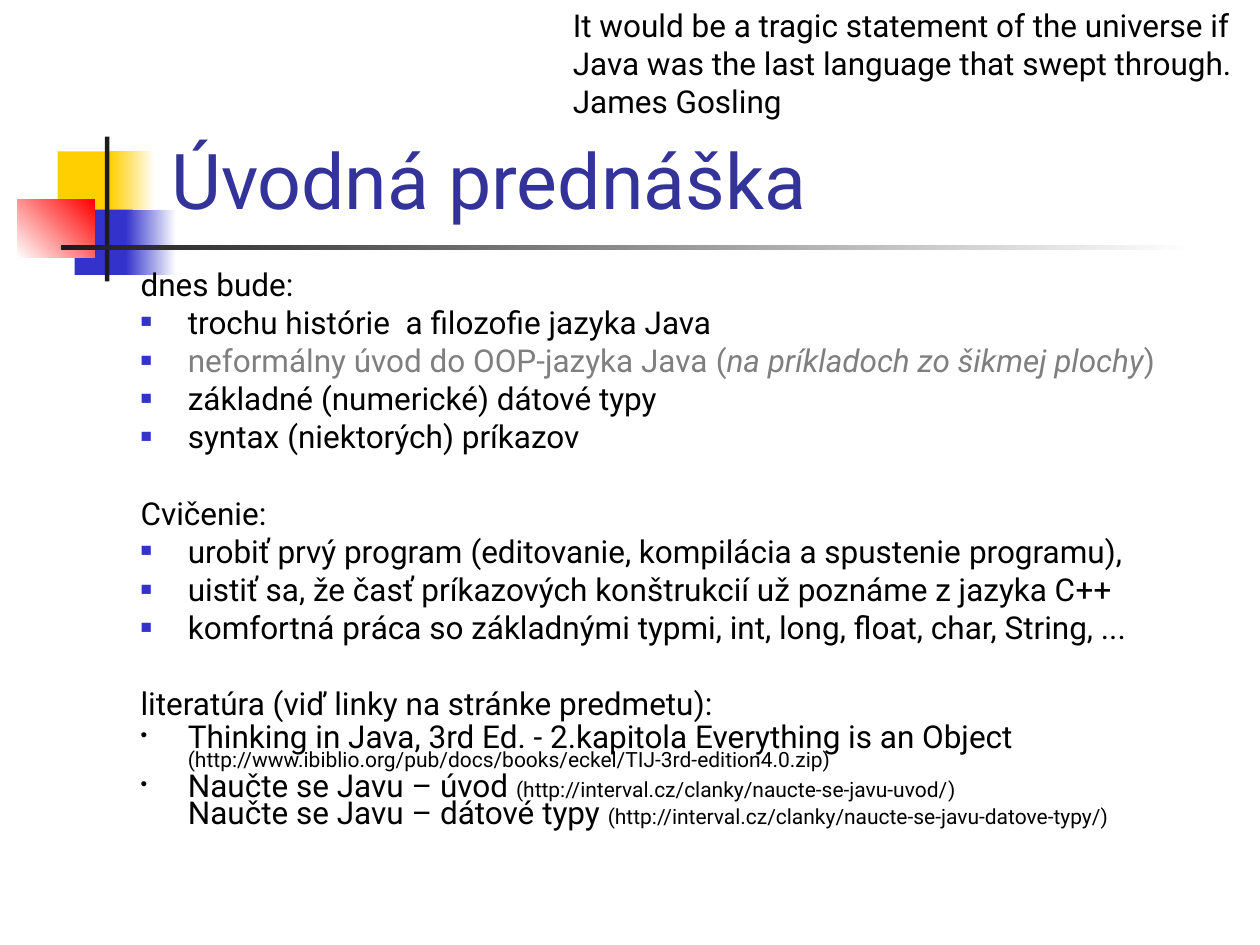
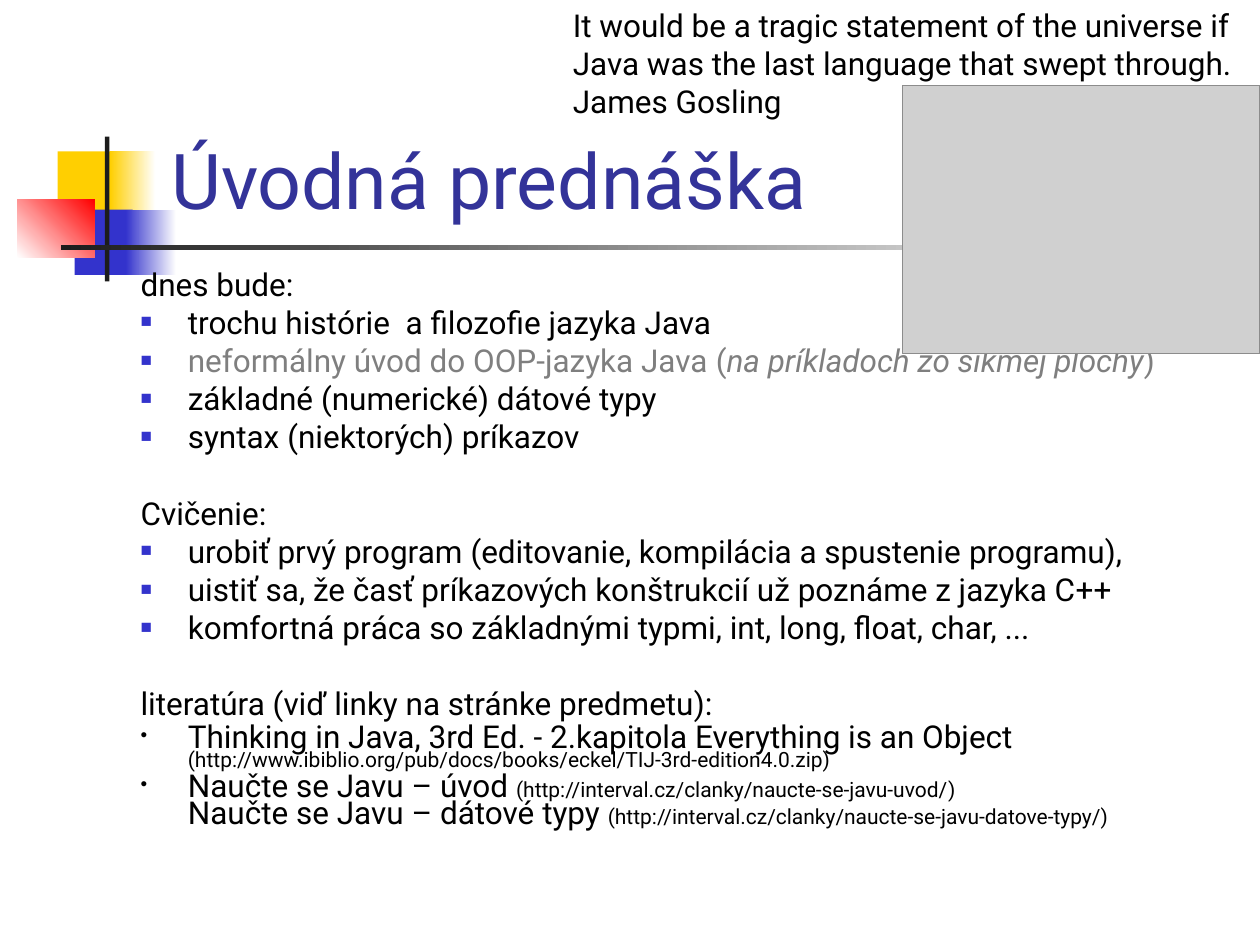
Before and after one commit to Programovanie4/Prednasky, a slide deck: slide 11 of 01/01_java.ppt (slide 7 before the commit). Drawn at 1260x945 pixels with LibreOffice and Linux fonts; fonts in the diff are those of the drawing; grey boxes stand for pictures. Boxes give left, top, right and bottom in pixels: in the first picture for what was removed or moved away, otherwise in the second. Text is boxed around its words. In the diff, an @@ line names an element or a change of style, - is before the commit and + after.

```diff
--- a/01/01_java.ppt
+++ b/01/01_java.ppt
@@ picture added at (x1=902, y1=86, x2=1260, y2=354) @@
@@ text at (x1=188, y1=615, x2=997, y2=646): text changed @@
-■ komfortná práca so základnými typmi, int, long, float, char, String, ...
+■ komfortná práca so základnými typmi, int, long, float, char, ...
```
Also in this commit, not shown: 8 other slides changed, 4 slides added, 1 other file.
